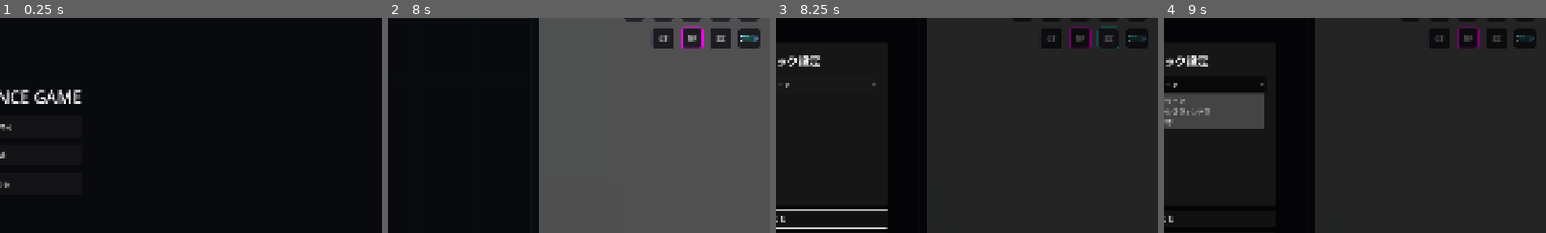
Above: before the commit, frames 1-4 (left to right).
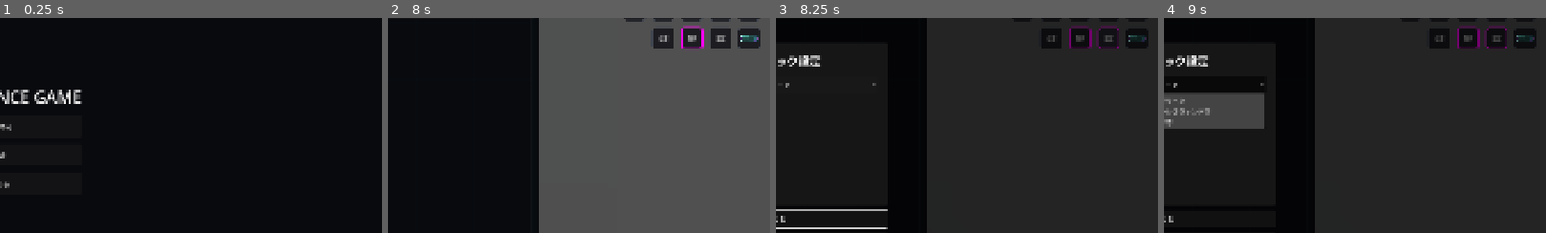
Above: after the commit, the same moments.

Repository: grimoire1089-coder/optimistic
Game: Godot game, scene res://Scenes/Boot/TitleScene.tscn
Same seed, same stepped clock (60 frames per second), same inputs: the game is played once before the commit and once after it. Sound files missing from this copy of the repository are replaced by a short silence.
Inputs:
- Up to frame 1 (0.25 s): no input
- Up to frame 2 (8 s): click "はじめる" at 0.5 s; click "ビルド" at 1.25 s; click "ビルド中" at 2 s; click "BGM" at 2.75 s; click "OFF" at 3.5 s; click "ロビン" at 4.25 s; click "×" at 5 s; click "制作" at 5.75 s; click "料理" at 6.5 s; click "戻る" at 7.25 s
- Up to frame 3 (8.25 s): click "設定" at 8 s
- Up to frame 4 (9 s): click "フルスクリーン" at 8.75 s
The pictures show only the part of the screen within x 50-100%, y 22-72%; the shares and areas given below are measured in that part.

Frames 1-2 are identical in both runs. In frame 3, 0.1% of the frame differs, in the area x 83-90%, y 3-15%; in frame 4, 0.1%.

Commit message:
Use signals for HUD active button frames

Diff:
--- a/Scripts/UI/HUD/Modules/HudButtonActiveFrameController.gd
+++ b/Scripts/UI/HUD/Modules/HudButtonActiveFrameController.gd
@@ -34,12 +34,47 @@
 ]
 
 
-func _process(_delta: float) -> void:
-	_sync_open_ui_buttons()
-	_sync_toggle_state_buttons()
+func _ready() -> void:
+	call_deferred("_connect_and_sync")
 
 
-func _sync_open_ui_buttons() -> void:
+func _connect_and_sync() -> void:
+	_connect_open_ui_signals()
+	_connect_toggle_state_button_signals()
+	_sync_all_button_frames()
+
+
+func _connect_open_ui_signals() -> void:
+	var parent_node := get_parent()
+	if parent_node == null:
+		return
+	for button_name in BUTTON_TO_UI.keys():
+		var ui_node := parent_node.get_node_or_null(String(BUTTON_TO_UI[button_name]))
+		if not (ui_node is CanvasItem):
+			continue
+		var canvas_item := ui_node as CanvasItem
+		var callable := Callable(self, "_on_ui_visibility_changed").bind(String(button_name), canvas_item)
+		if not canvas_item.visibility_changed.is_connected(callable):
+			canvas_item.visibility_changed.connect(callable)
+
+
+func _connect_toggle_state_button_signals() -> void:
+	var parent_node := get_parent()
+	if parent_node == null:
+		return
+	for button_name in TOGGLE_STATE_BUTTONS:
+		var button := parent_node.get_node_or_null(String(button_name)) as Button
+		if button == null:
+			continue
+		var callable := Callable(self, "_on_toggle_button_changed").bind(button)
+		if not button.toggled.is_connected(callable):
+			button.toggled.connect(callable)
+		var pressed_callable := Callable(self, "_on_toggle_button_pressed").bind(button)
+		if not button.pressed.is_connected(pressed_callable):
+			button.pressed.connect(pressed_callable)
+
+
+func _sync_all_button_frames() -> void:
 	var parent_node := get_parent()
 	if parent_node == null:
 		return
@@ -47,15 +82,29 @@
 		var button := parent_node.get_node_or_null(String(button_name)) as Button
 		var ui_node := parent_node.get_node_or_null(String(BUTTON_TO_UI[button_name]))
 		_apply_button_frame(button, _is_canvas_item_visible(ui_node))
+	for button_name in TOGGLE_STATE_BUTTONS:
+		var button := parent_node.get_node_or_null(String(button_name)) as Button
+		_apply_button_frame(button, button != null and button.button_pressed)
 
 
-func _sync_toggle_state_buttons() -> void:
+func _on_ui_visibility_changed(button_name: String, canvas_item: CanvasItem) -> void:
 	var parent_node := get_parent()
 	if parent_node == null:
 		return
-	for button_name in TOGGLE_STATE_BUTTONS:
-		var button := parent_node.get_node_or_null(String(button_name)) as Button
-		_apply_button_frame(button, button != null and button.button_pressed)
+	var button := parent_node.get_node_or_null(button_name) as Button
+	_apply_button_frame(button, canvas_item.visible)
+
+
+func _on_toggle_button_changed(_enabled: bool, button: Button) -> void:
+	_apply_button_frame(button, button != null and button.button_pressed)
+
+
+func _on_toggle_button_pressed(button: Button) -> void:
+	call_deferred("_sync_toggle_button_frame", button)
+
+
+func _sync_toggle_button_frame(button: Button) -> void:
+	_apply_button_frame(button, button != null and button.button_pressed)
 
 
 func _is_canvas_item_visible(node: Node) -> bool:
